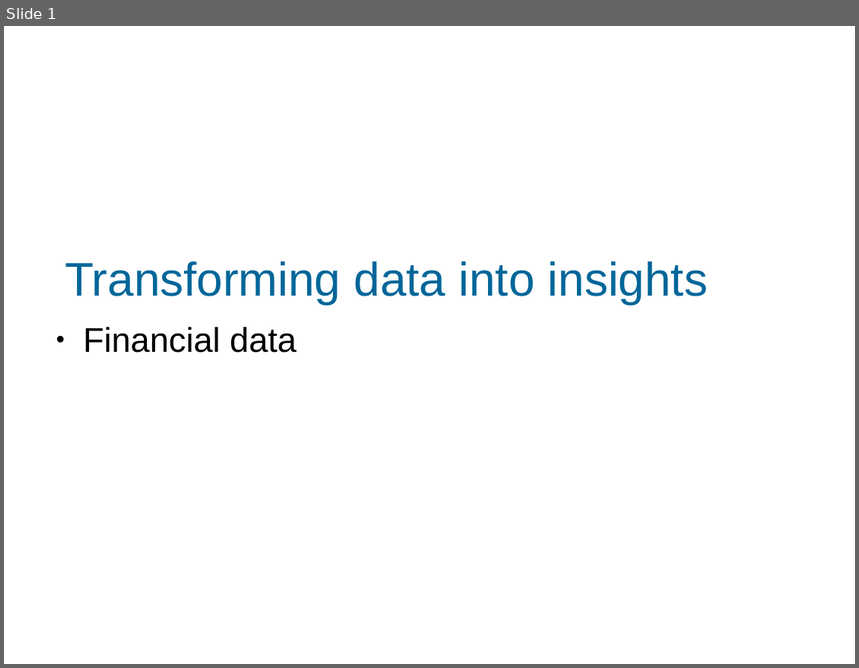
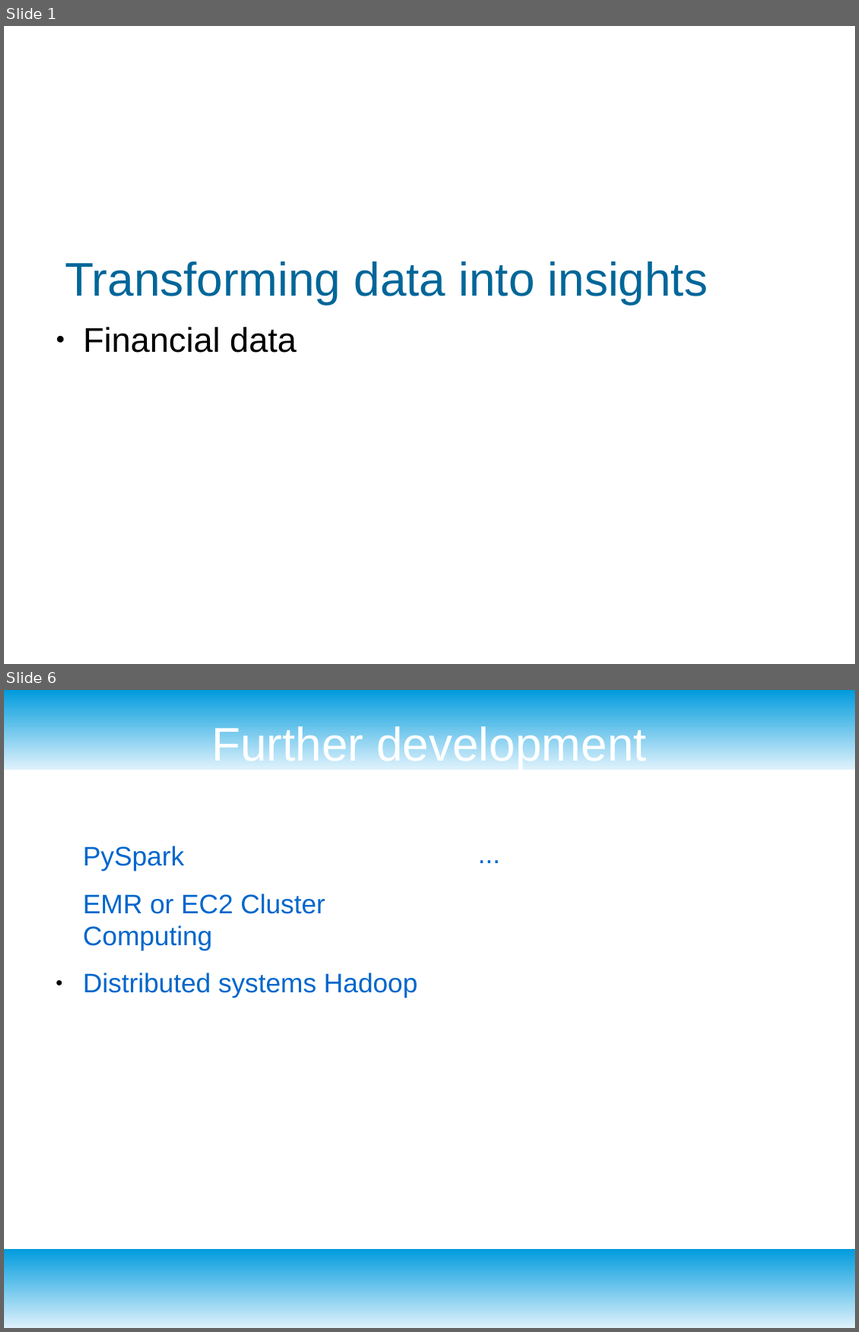
Before and after one commit to MartinBA741/finance_etl, a slide deck: presentation.odp. Shown one above the other, each under a label of ours: slide 1 before the commit, slides 1 and 6 after it; the slides between them are not shown. The pictures are 859x668 and 859x1332 pixels, drawn with LibreOffice and Linux fonts; fonts in the diff are those of the drawing; background and template pictures are left out. Boxes give left, top, right and bottom in pixels: in the first picture for what was removed or moved away, otherwise in the second. Text is boxed around its words. In the diff, an @@ line names an element or a change of style, - is before the commit and + after.

```diff
--- a/presentation.odp
+++ b/presentation.odp
@@ slide 6 added at bbox=[4, 690, 855, 1328], background #FFFFFF @@
@@ rectangle added at bbox=[4, 690, 855, 770], fill gradient #DFF2FC to #009BDD @@
@@ title added at bbox=[211, 723, 646, 770], 44 pt, text #FFFFFF @@
+Further development
@@ text added at bbox=[83, 846, 417, 998], 25 pt, text #0066CC @@
+PySpark
+EMR or EC2 Cluster Computing
+● Distributed systems Hadoop
@@ text added at bbox=[442, 837, 816, 1207], 25 pt, text #0066CC @@
+...
@@ rectangle added at bbox=[4, 1249, 855, 1328], fill gradient #DFF2FC to #009BDD @@
```
Also in this commit, not shown: 4 other slides added, 1 slide removed.
